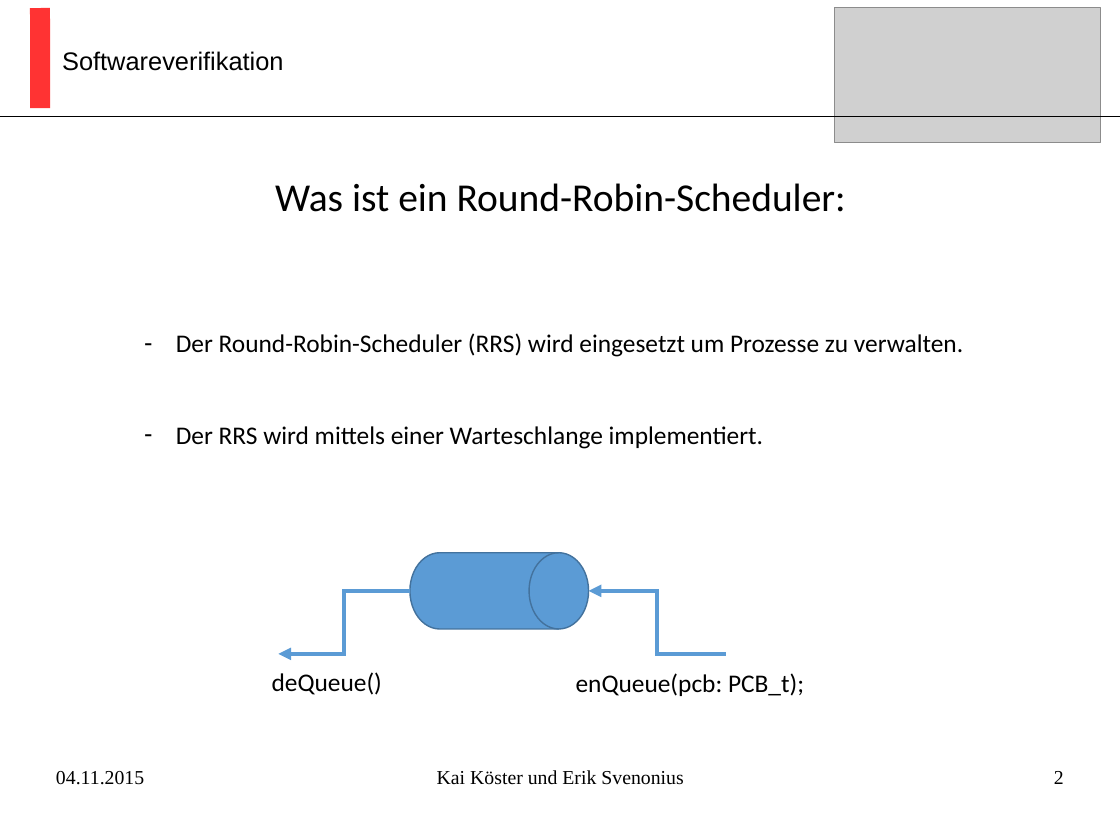
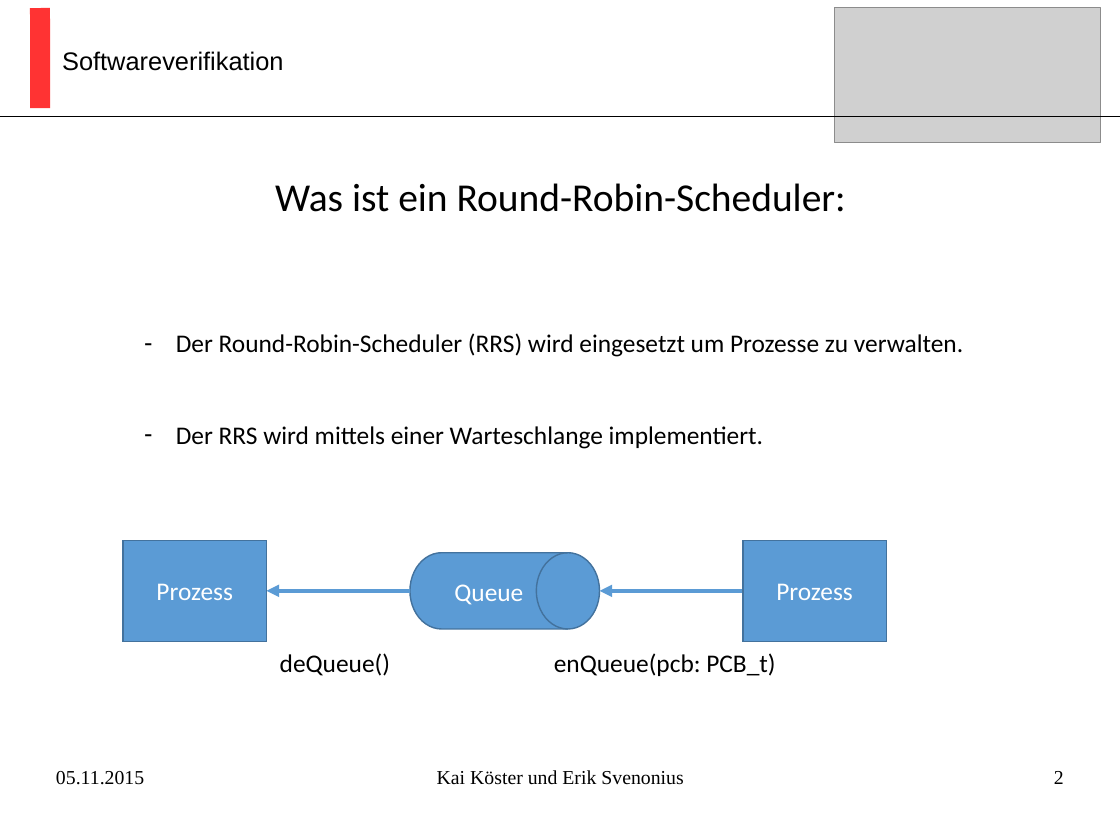
Before and after one commit to kaistefan/dafny, a slide deck: slide 2 of Ausarbeitung/Präsentation.pptx. Drawn at 1120x840 pixels with LibreOffice and Linux fonts; fonts in the diff are those of the drawing; grey boxes stand for pictures. Boxes give left, top, right and bottom in pixels: in the first picture for what was removed or moved away, otherwise in the second. Text is boxed around its words. In the diff, an @@ line names an element or a change of style, - is before the commit and + after.

```diff
--- a/Ausarbeitung/Präsentation.pptx
+++ b/Ausarbeitung/Präsentation.pptx
@@ rectangle added at <box>123,541,266,642</box>, fill #5B9BD5, outline #43739E 1 pt, 18 pt, text #FFFFFF @@
+Prozess
@@ flow chart magnetic drum "Queue": place and size @@
-flow chart magnetic drum "Queue" at <box>411,553,589,629</box>
+flow chart magnetic drum "Queue" at <box>411,553,601,629</box>
@@ rectangle added at <box>743,541,886,642</box>, fill #5B9BD5, outline #43739E 1 pt, 18 pt, text #FFFFFF @@
+Prozess
@@ elbow arrow moved from (411, 592) - (278, 655) to (411, 592) - (266, 592) @@
@@ text in flow chart magnetic drum at <box>454,584,523,605</box>: text added @@
+Queue
@@ elbow arrow moved from (588, 592) - (727, 655) to (600, 592) - (743, 592) @@
@@ text "deQueue()": place and size @@
-text "deQueue()" at <box>272,672,382,695</box>
+text "deQueue()" at <box>280,653,390,676</box>
@@ text at <box>554,653,775,676</box>: text changed @@
-enQueue(pcb: PCB_t);
+enQueue(pcb: PCB_t)
@@ text at <box>56,771,144,785</box>: text changed @@
-04.11.2015
+05.11.2015
```
Also in this commit, not shown: 6 other slides changed, 4 other files.
